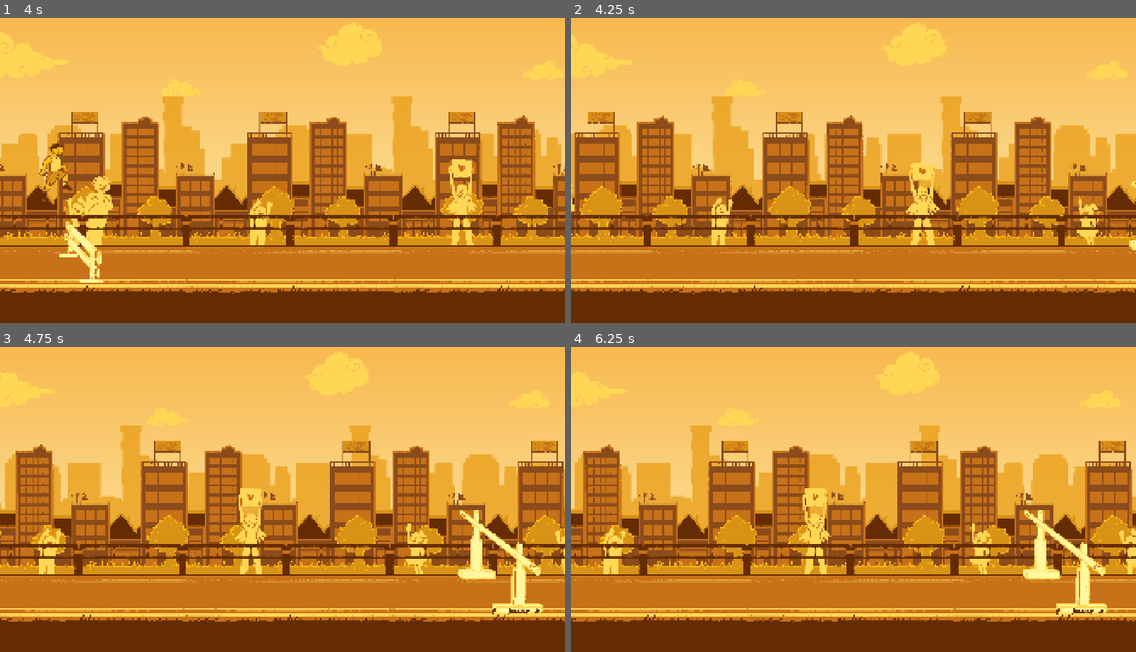
Above: before the commit, frames 1-4 (two rows, left to right).
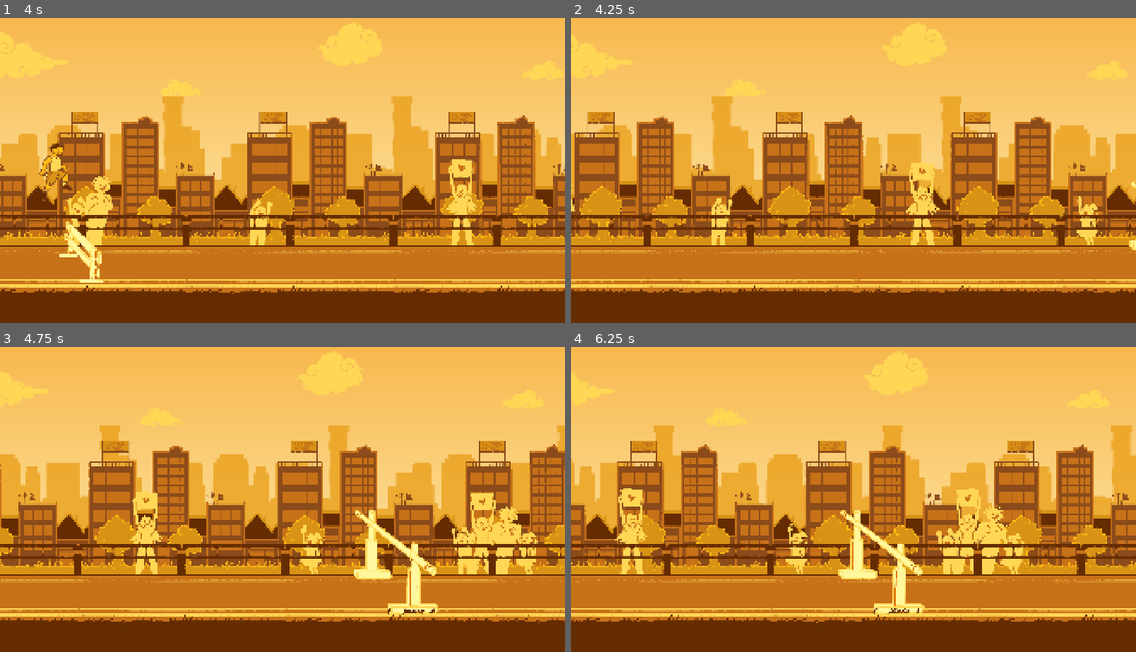
Above: after the commit, the same moments.

Repository: Ahzzak/Enjam2026_Grp5
Game: Godot game, scene res://scenes/world.tscn
The game is run twice, just before and just after one commit, with the same random seed, the same clock (stepped at 60 frames per second) and the same inputs. Sound files missing from this copy of the repository are replaced by a short silence.
Inputs:
- Up to frame 1 (4 s): hold D (Run) 0.53-1.28 s; tap Space (Jump) at 0.77, 1.52, 3.02, 3.77 s; tap Ctrl (Slide) at 1.35 s; tap T at 2.1 s; tap Y at 2.85 s; hold D (Run) from 3.53 s (still down)
- Up to frame 2 (4.25 s): keep holding D (Run)
- Up to frame 3 (4.75 s): release D (Run) at 4.28 s; tap Ctrl (Slide) at 4.35 s; tap Space (Jump) at 4.52 s
- Up to frame 4 (6.25 s): tap T at 5.1 s; tap Y at 5.85 s; tap Space (Jump) at 6.02 s

Frame 1 is identical in both runs. In frame 2, 1.4% of the frame differs, in the area x 0-100%, y 30-91%; in frame 3, 32%; in frame 4, 36%, in the area x 0-100%, y 1-91%.

Commit message:
feat(game) : out of screen death grace delay

Diff:
--- a/enjam-2026/scripts/run_camera.gd
+++ b/enjam-2026/scripts/run_camera.gd
@@ -10,13 +10,24 @@
 @export_range(0.0, 1.0, 0.01) var follow_player: float = 0.0
 ## Position à l'écran du point suivi, depuis le bord gauche.
 @export_range(0, 1920, 1, "suffix:px") var screen_x: float = 400.0
+@export_range(0.0, 2.0, 0.05, "suffix:s") var offscreen_grace: float = 0.5
+
+var offscreen_ratio: float:
+	get:
+		return minf(_offscreen_time / maxf(offscreen_grace, 0.01), 1.0)
 
 var _has_left_screen: bool = false
 
+var _offscreen_time: float = 0.0
 
-func _physics_process(_delta: float) -> void:
+
+func _physics_process(delta: float) -> void:
 	var followed_x := lerpf(player.anchor_x, player.position.x, follow_player)
 	position.x = followed_x - screen_x
-	if not _has_left_screen and player.position.x + PLAYER_HALF_WIDTH < position.x:
+	if player.position.x + PLAYER_HALF_WIDTH < position.x:
+		_offscreen_time += delta
+	else:
+		_offscreen_time = 0.0
+	if not _has_left_screen and _offscreen_time > offscreen_grace:
 		_has_left_screen = true
 		player_left_screen.emit()
